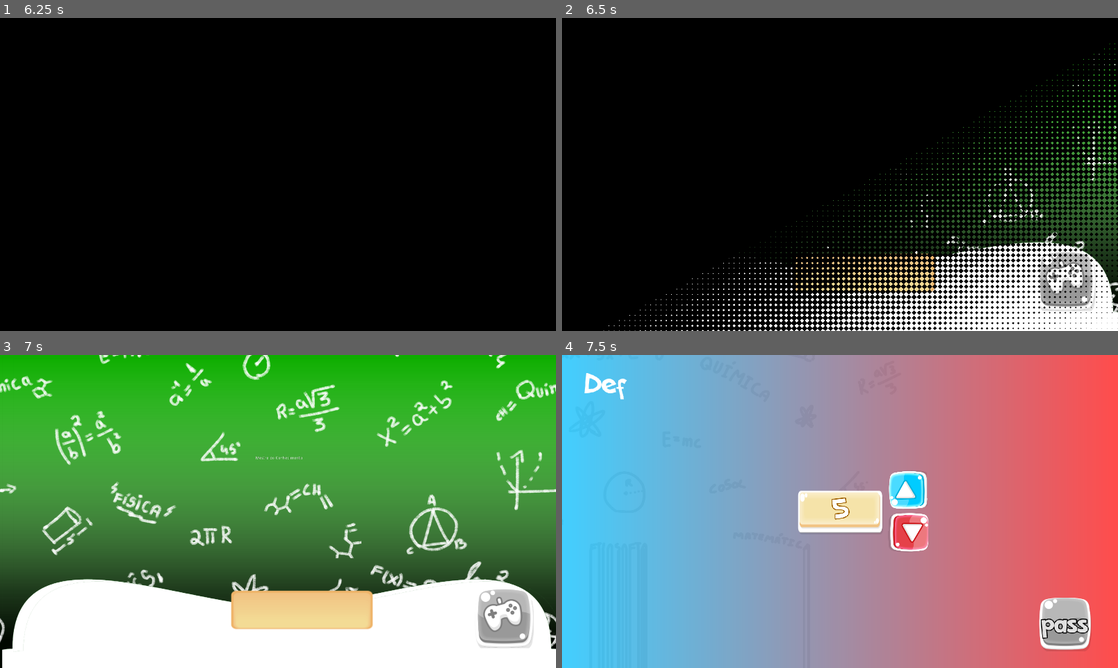
Above: before the commit, frames 1-4 (two rows, left to right).
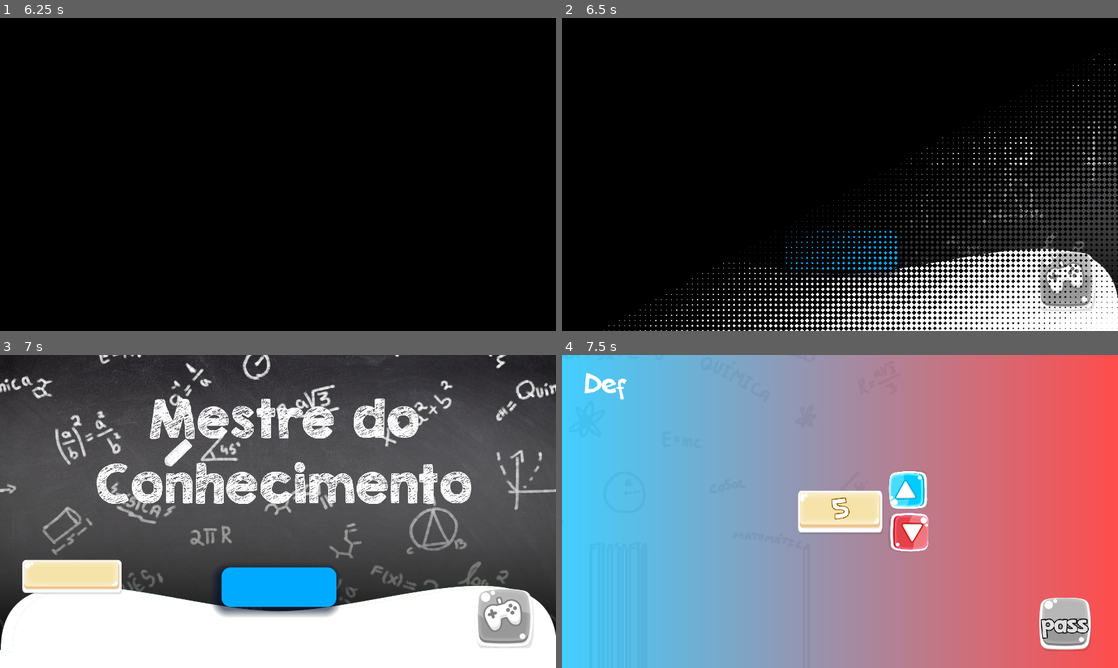
Above: after the commit, the same moments.

Repository: LabirasIFPI/Quiz-SKAR
Game: Godot game, scene res://Cenas/Importante.tscn
Two runs of this game, one before a commit and one after it. Both use one fixed random seed, a clock stepped at 60 frames per second and the inputs below. Sound files missing from this copy of the repository are replaced by a short silence.
Inputs (mouse positions are in pixels of both pictures, inside the frame that each line leads up to; where the layout moved, square brackets give the same spot in the first picture):
- Up to frame 1 (6.25 s): tap A (A) at 0.6, 2.3, 2.85, 4.55 s; tap B (B) at 0.8, 1.35, 3.05, 3.6, 5.3 s; hold Left (ui_left) 1.28-2.03 s; tap C (C) at 1.55, 2.1, 3.8, 4.35, 6.05 s; hold Left (ui_left) 3.53-5.78 s; tap 1 (JogadorAzul) at 5.1 s; tap 2 (JogadorVermelho) at 5.85 s
- Up to frame 2 (6.5 s): no input
- Up to frame 3 (7 s): click (77, 577) [300, 608] at 6.5 s
- Up to frame 4 (7.5 s): click (639, 577) [862, 608] at 7.25 s

Frame 1 is identical in both runs. In frame 2, 5.4% of the frame differs, in the area x 30-100%, y 8-94%; in frame 3, 76%, in the area x 0-100%, y 0-100%; in frame 4, nothing differs.

Commit message:
mudanca do nome titulo

Diff:
--- a/Cenas/Menu.tscn
+++ b/Cenas/Menu.tscn
@@ -1,16 +1,19 @@
-[gd_scene load_steps=15 format=2]
+[gd_scene load_steps=22 format=2]
 
 [ext_resource path="res://Assets/FreeGUI/tutorial_img/back_lyrcis.png" type="Texture" id=1]
 [ext_resource path="res://Códigos/Menu.gd" type="Script" id=2]
-[ext_resource path="res://Assets/FreeGUI/png/1000029981.png" type="Texture" id=3]
-[ext_resource path="res://Assets/FreeGUI/svg/Window (2).png" type="Texture" id=4]
+[ext_resource path="res://Assets/FreeGUI/svg/Window (1).png" type="Texture" id=3]
+[ext_resource path="res://Assets/FreeGUI/back_chalkboard.png" type="Texture" id=4]
+[ext_resource path="res://Assets/FreeGUI/png/frame_downs.png" type="Texture" id=5]
 [ext_resource path="res://Temas/Theme_fonte_botes.tres" type="DynamicFont" id=6]
+[ext_resource path="res://Assets/FreeGUI/animations/chalk.png" type="Texture" id=7]
 [ext_resource path="res://Assets/FreeGUI/svg/game_gray.png" type="Texture" id=8]
 [ext_resource path="res://Temas/shader.tres" type="Material" id=9]
+[ext_resource path="res://Assets/FreeGUI/animations/KGBrokenVesselsSketch.ttf" type="DynamicFontData" id=10]
 
 [sub_resource type="Gradient" id=2]
-offsets = PoolRealArray( 0, 0.75419, 0.916201 )
-colors = PoolColorArray( 1, 1, 1, 0, 0.134146, 0.134146, 0.134146, 0.828503, 0, 0, 0, 0.956863 )
+offsets = PoolRealArray( 0.04, 0.931429 )
+colors = PoolColorArray( 1, 1, 1, 0, 0, 0, 0, 0.956863 )
 
 [sub_resource type="GradientTexture2D" id=3]
 gradient = SubResource( 2 )
@@ -31,6 +34,27 @@
 RichTextLabel/fonts/normal_font = SubResource( 6 )
 RichTextLabel/styles/normal = SubResource( 7 )
 
+[sub_resource type="DynamicFont" id=10]
+size = 180
+outline_color = Color( 0.843137, 0.403922, 0.403922, 1 )
+font_data = ExtResource( 10 )
+
+[sub_resource type="StyleBoxFlat" id=9]
+bg_color = Color( 0, 0.670588, 1, 1 )
+corner_radius_top_left = 30
+corner_radius_top_right = 30
+corner_radius_bottom_right = 30
+corner_radius_bottom_left = 30
+shadow_color = Color( 0, 0.0509804, 0.160784, 0.6 )
+shadow_size = 30
+shadow_offset = Vector2( -10, 10 )
+anti_aliasing_size = 1.992
+
+[sub_resource type="BitmapFont" id=11]
+
+[sub_resource type="Animation" id=12]
+resource_name = "write"
+
 [node name="Menu" type="Node2D"]
 script = ExtResource( 2 )
 __meta__ = {
@@ -44,28 +68,45 @@
 [node name="color" type="ColorRect" parent="CanvasLayer"]
 anchor_right = 1.0
 anchor_bottom = 1.0
-color = Color( 0.054902, 0.682353, 0, 1 )
+color = Color( 0, 0, 0, 1 )
+
+[node name="TextureRect" type="TextureRect" parent="CanvasLayer"]
+self_modulate = Color( 1, 1, 1, 0.635294 )
+margin_right = 1920.0
+margin_bottom = 1080.0
+texture = ExtResource( 4 )
 
 [node name="shader" type="TextureRect" parent="CanvasLayer"]
-anchor_right = 1.0
-anchor_bottom = 1.0
-texture = SubResource( 3 )
-expand = true
-
-[node name="back" type="TextureRect" parent="CanvasLayer"]
 material = ExtResource( 9 )
 anchor_right = 1.0
 anchor_bottom = 1.0
 texture = ExtResource( 1 )
 expand = true
 
+[node name="grad" type="TextureRect" parent="CanvasLayer"]
+anchor_right = 1.0
+anchor_bottom = 1.0
+texture = SubResource( 3 )
+expand = true
+
+[node name="frame" type="TextureRect" parent="CanvasLayer"]
+anchor_right = 1.0
+anchor_bottom = 1.0
+margin_left = -55.0
+margin_top = 55.0
+margin_right = 38.0
+margin_bottom = 55.0
+texture = ExtResource( 5 )
+expand = true
+
 [node name="Titulo" type="Label" parent="."]
 anchor_right = 1.0
-margin_left = 255.0
-margin_top = 93.0
-margin_right = 1674.0
-margin_bottom = 620.0
+margin_left = 272.0
+margin_top = 69.0
+margin_right = 1691.0
+margin_bottom = 596.0
 theme = SubResource( 8 )
+custom_fonts/font = SubResource( 10 )
 text = "Mestre do Conhecimento"
 align = 1
 valign = 1
@@ -78,11 +119,11 @@
 anchor_top = 1.0
 anchor_right = 0.5
 anchor_bottom = 1.0
-margin_left = -200.0
-margin_top = -289.0
-margin_right = 371.0
-margin_bottom = -111.0
-icon = ExtResource( 4 )
+margin_left = -903.0
+margin_top = -382.0
+margin_right = -464.0
+margin_bottom = -251.0
+icon = ExtResource( 3 )
 flat = true
 expand_icon = true
 
@@ -98,10 +139,29 @@
 icon_align = 2
 expand_icon = true
 
-[node name="1000029981" type="Sprite" parent="."]
-position = Vector2( 962, 556 )
-scale = Vector2( 0.65, 0.65 )
-texture = ExtResource( 3 )
+[node name="teste" type="Node" parent="."]
+
+[node name="frame" type="Panel" parent="teste"]
+margin_left = 766.0
+margin_top = 734.0
+margin_right = 1161.0
+margin_bottom = 868.0
+rect_pivot_offset = Vector2( 180, 65 )
+custom_styles/panel = SubResource( 9 )
+
+[node name="Label" type="Label" parent="teste"]
+margin_right = 40.0
+margin_bottom = 14.0
+custom_fonts/font = SubResource( 11 )
+text = "Jogar"
+
+[node name="chalk_anomarion" type="AnimationPlayer" parent="."]
+anims/write = SubResource( 12 )
+
+[node name="Chalk" type="Sprite" parent="chalk_anomarion"]
+position = Vector2( 612, 338 )
+scale = Vector2( 0.3, 0.3 )
+texture = ExtResource( 7 )
 
 [connection signal="pressed" from="Botoes/iniciar" to="." method="_on_iniciar_pressed"]
 [connection signal="pressed" from="Botoes/tutorial" to="." method="_on_tutorial_pressed"]
Binary file added: Assets/FreeGUI/animations/KGBrokenVesselsSketch.ttf
Not shown, added: Assets/FreeGUI/animations/KGFonts-TOU.txt
Binary file added: Assets/FreeGUI/animations/chalk.png
Not shown, added: Assets/FreeGUI/animations/chalk.png.import
Binary file removed: Assets/FreeGUI/animations/confetti_efc(1).png
Binary file added: Assets/FreeGUI/back_chalkboard.png
Not shown, added: Assets/FreeGUI/back_chalkboard.png.import
Renamed: Assets/FreeGUI/png/1000029981.png -> Assets/FreeGUI/png/frame_downs.png
Not shown, changed: Assets/FreeGUI/png/frame_downs.png.import
